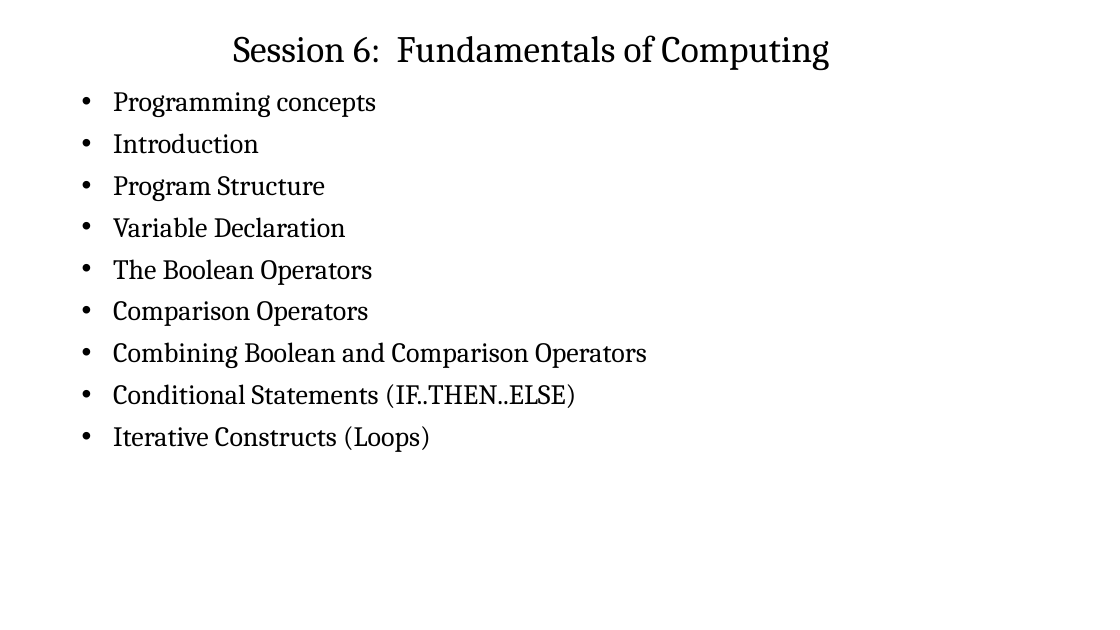
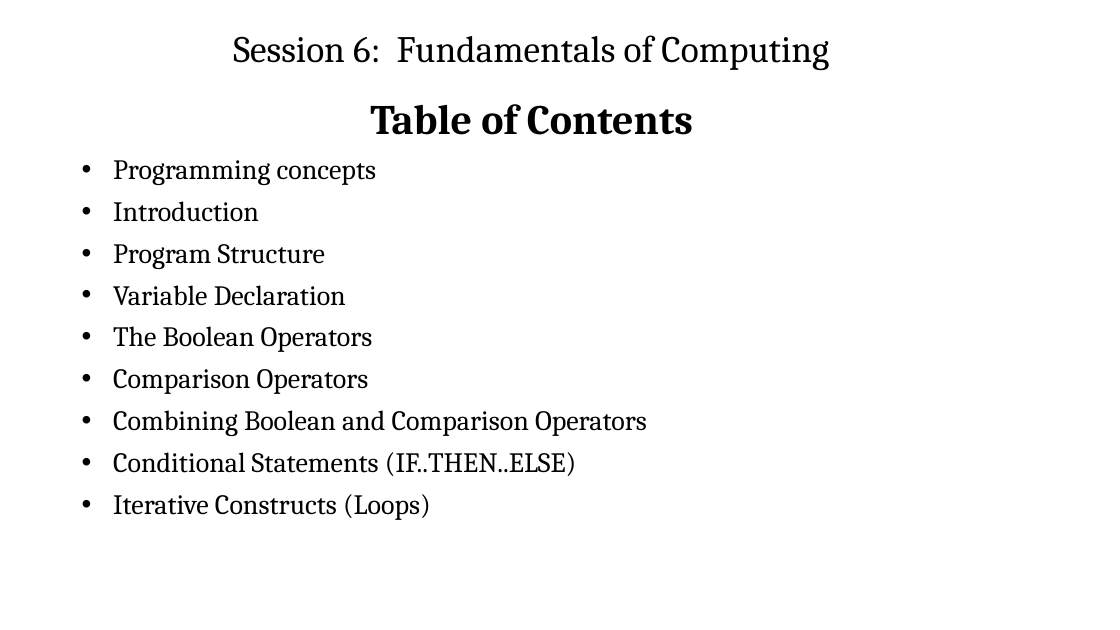
Before and after one commit to josiahkeaton/Training-Materials, a slide deck: slide 2 of Software Testing/Fundamentals of Computer & OS Concepts/Fundamentals of Computing session 6.pptx. Drawn at 1120x630 pixels with LibreOffice and Linux fonts; fonts in the diff are those of the drawing; background and template pictures are left out. Boxes give left, top, right and bottom in pixels: in the first picture for what was removed or moved away, otherwise in the second. Text is boxed around its words. In the diff, an @@ line names an element or a change of style, - is before the commit and + after.

Commit message:
ppt programming concept

```diff
--- a/Software Testing/Fundamentals of Computer & OS Concepts/Fundamentals of Computing session 6.pptx
+++ b/Software Testing/Fundamentals of Computer & OS Concepts/Fundamentals of Computing session 6.pptx
@@ subtitle "Table of Contents": place and size @@
-subtitle "Table of Contents" at [113, 92, 647, 452]
+subtitle "Table of Contents" at [113, 104, 693, 520]
@@ subtitle at [370, 104, 693, 135]: paragraph added @@
+Table of Contents
```
Also in this commit, not shown: 2 other slides changed, 18 slides added, 1 slide removed.
